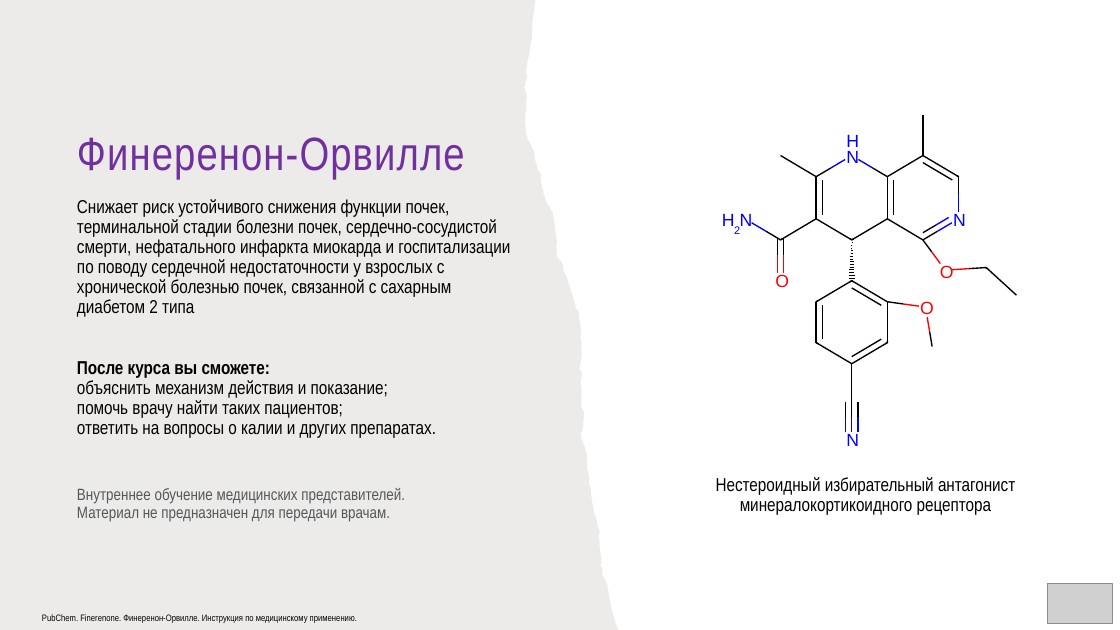
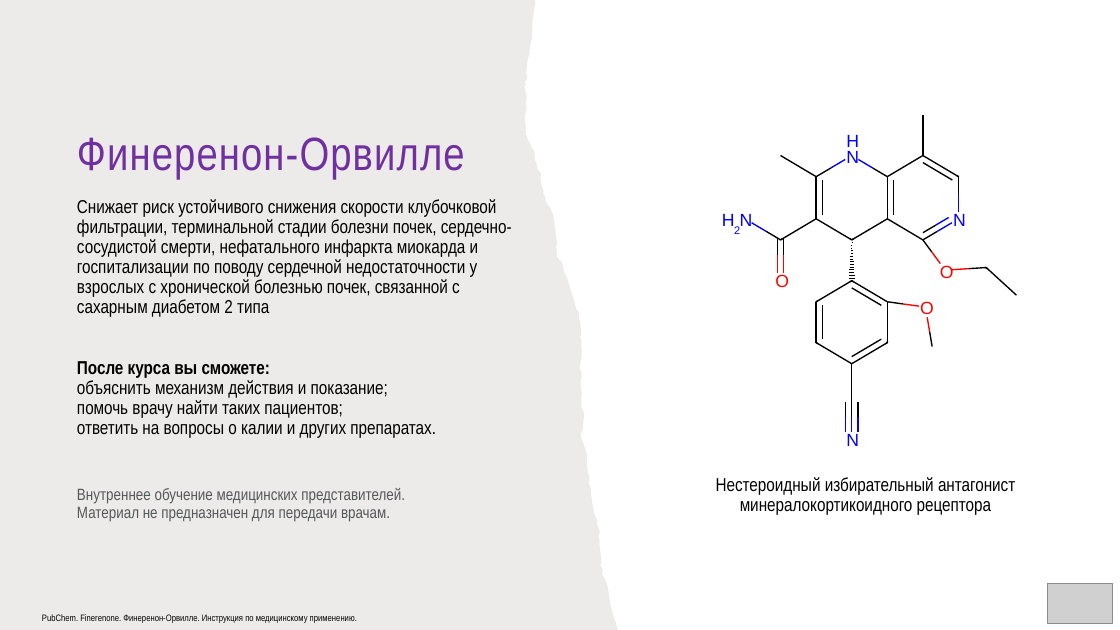
Before and after one commit to drabdulbosit1-eng/my-test-cloud, a slide deck: slide 1 of finerenone/Finerenone_promo_53.pptx. Drawn at 1120x630 pixels with LibreOffice and Linux fonts; fonts in the diff are those of the drawing; grey boxes stand for pictures. Boxes give left, top, right and bottom in pixels: in the first picture for what was removed or moved away, otherwise in the second. Text is boxed around its words. In the diff, an @@ line names an element or a change of style, - is before the commit and + after.

```diff
--- a/finerenone/Finerenone_promo_53.pptx
+++ b/finerenone/Finerenone_promo_53.pptx
@@ text at (77,199,512,317): text changed @@
-Снижает риск устойчивого снижения функции почек, терминальной стадии болезни почек, сердечно-сосудистой смерти, нефатального инфаркта миокарда и госпитализации по поводу сердечной недостаточности у взрослых с хронической болезнью почек, связанной с сахарным диабетом 2 типа
+Снижает риск устойчивого снижения скорости клубочковой фильтрации, терминальной стадии болезни почек, сердечно-сосудистой смерти, нефатального инфаркта миокарда и госпитализации по поводу сердечной недостаточности у взрослых с хронической болезнью почек, связанной с сахарным диабетом 2 типа
```
Also in this commit, not shown: 26 other slides changed, 8 other files.
